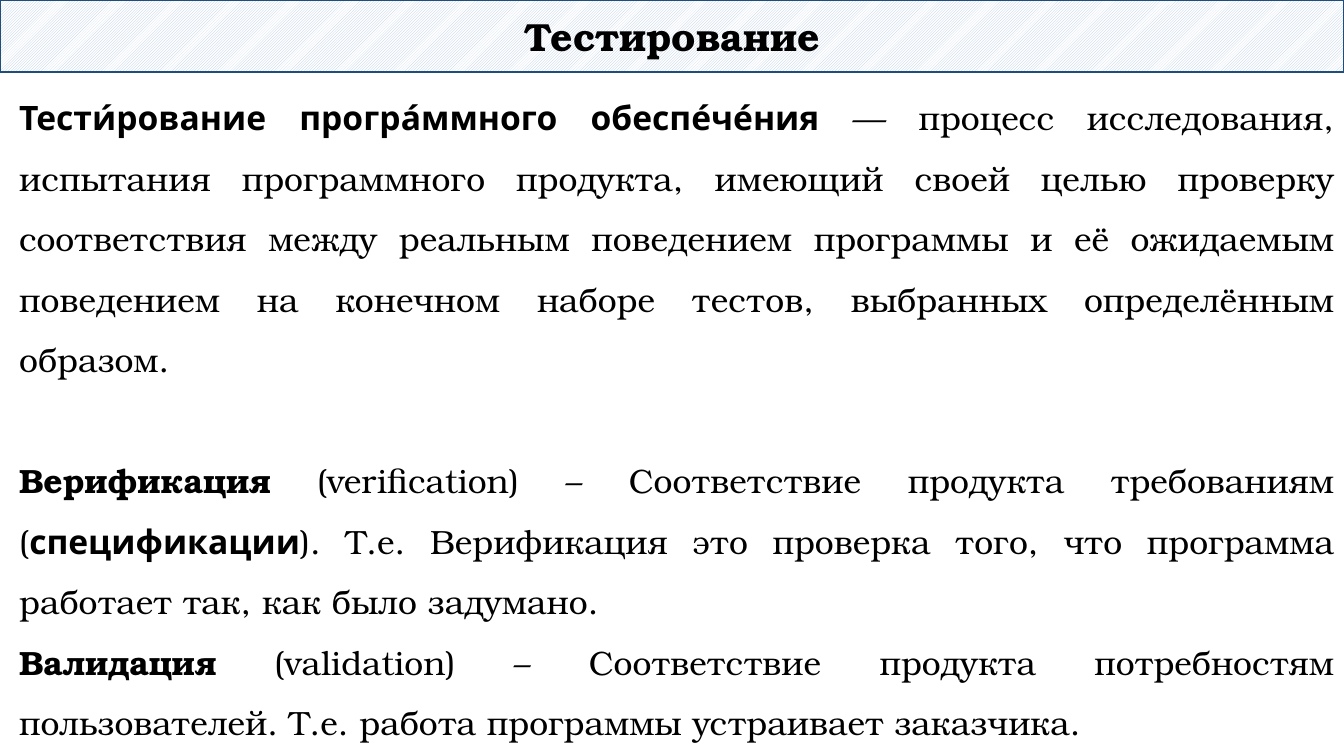
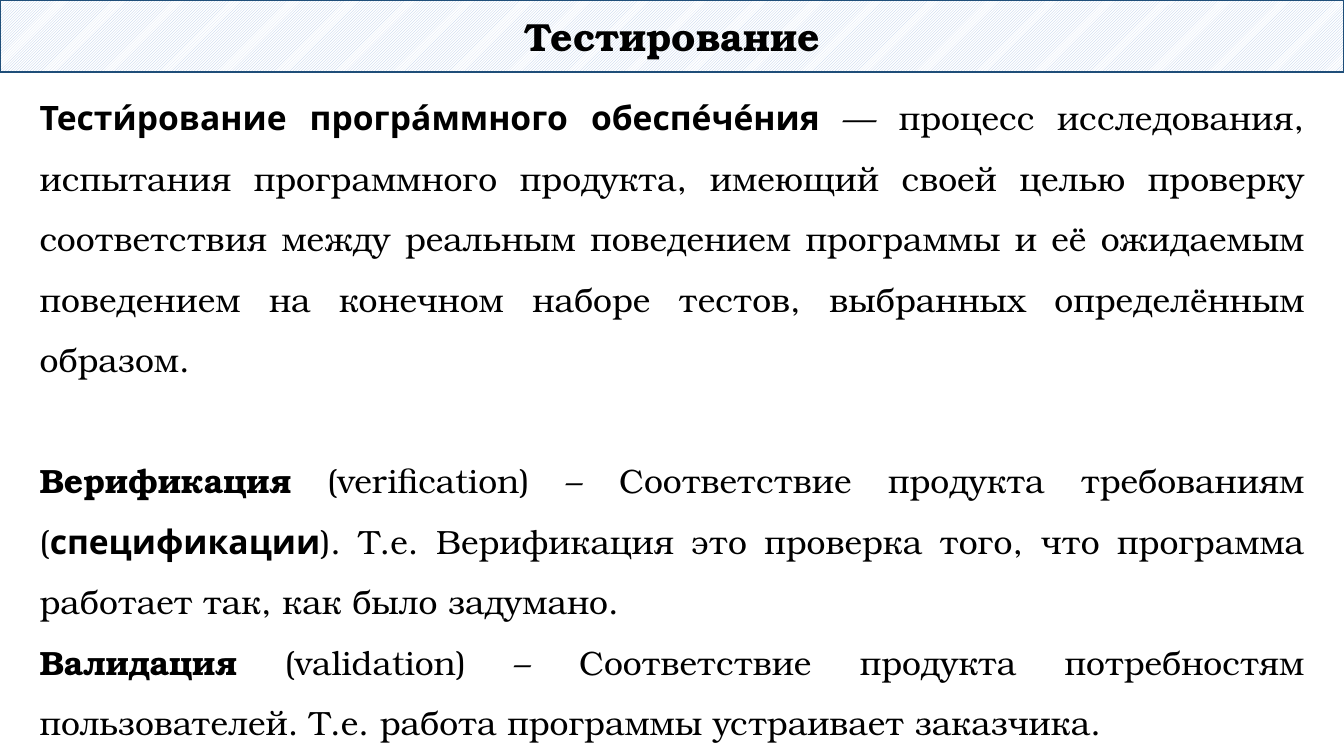
Before and after one commit to DaniilKlyukin/OOP-4, a slide deck: slide 2 of Лекции/ООП 1 лек 3.pptx. Drawn at 1344x756 pixels with LibreOffice and Linux fonts; fonts in the diff are those of the drawing. Boxes give left, top, right and bottom in pixels: in the first picture for what was removed or moved away, otherwise in the second. Text is boxed around its words. In the diff, an @@ line names an element or a change of style, - is before the commit and + after.

```diff
--- a/Лекции/ООП 1 лек 3.pptx
+++ b/Лекции/ООП 1 лек 3.pptx
@@ text "Тести́рование програ́ммного обеспе́че́ния — процесс ..." rewrapped from [19,104,1335,743] to [40,104,1305,743] @@
```
Also in this commit, not shown: 5 other slides changed, 30 slides added, 15 slides removed.
